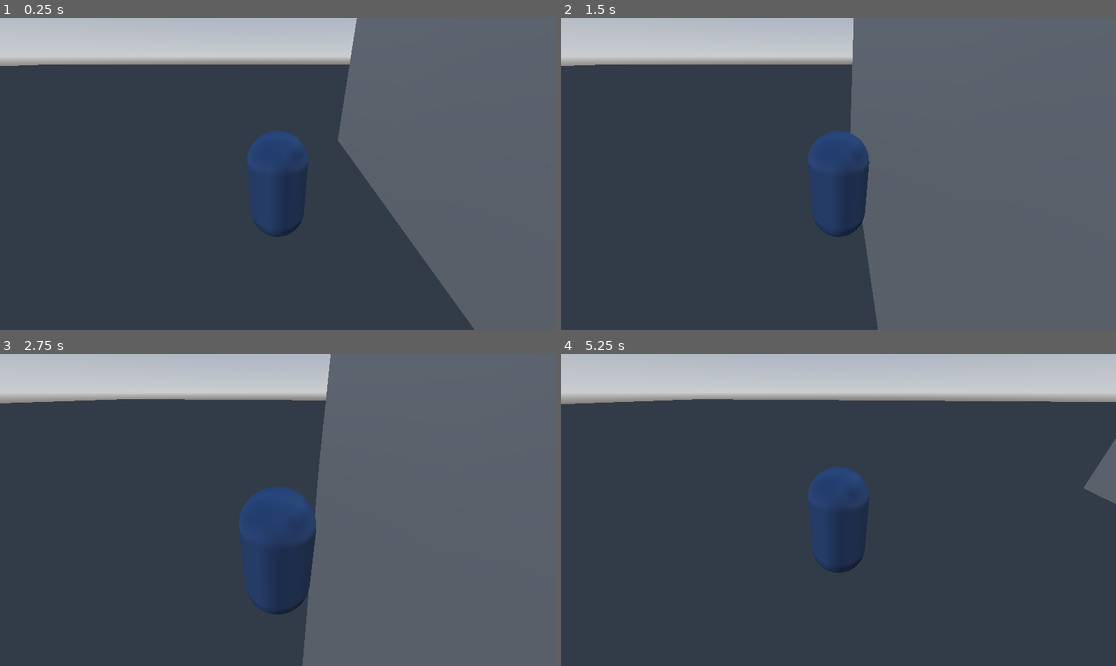
Above: before the commit, frames 1-4 (two rows, left to right).
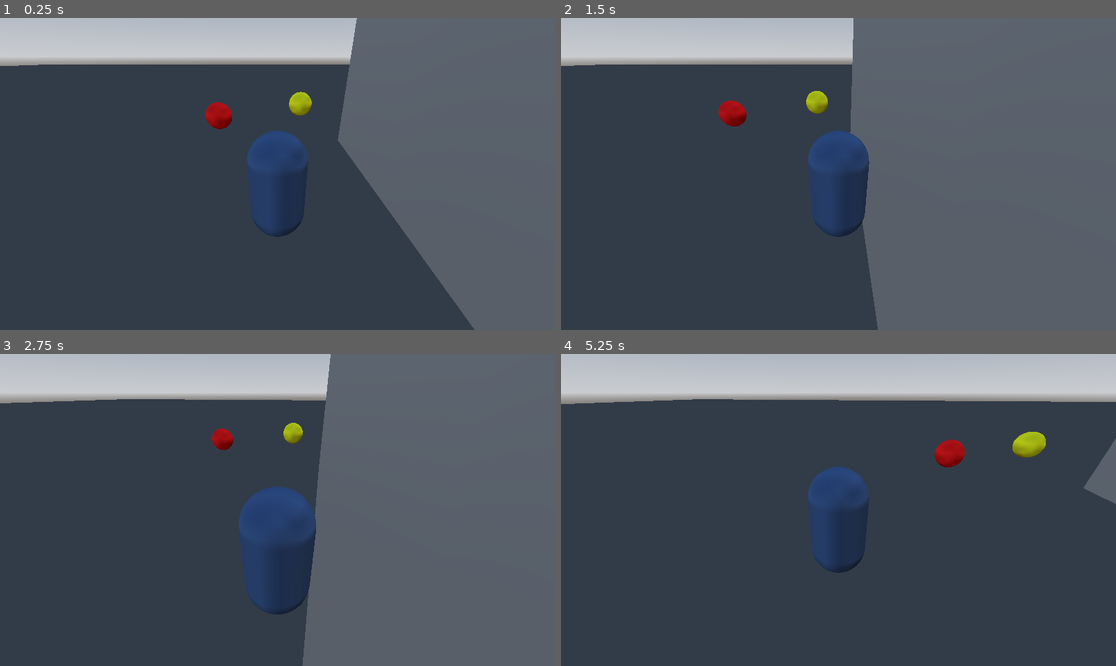
Above: after the commit, the same moments.

Repository: tmrupp/GGJ2026
Game: Godot game, scene res://scenes/tom.tscn
The game is run twice, just before and just after one commit, with the same random seed, the same clock (stepped at 60 frames per second) and the same inputs.
Inputs:
- Up to frame 1 (0.25 s): no input
- Up to frame 2 (1.5 s): tap Enter at 0.5 s; hold D (Right) 0.53-1.28 s; tap Q (Clockwise) at 0.6 s; hold S (Back) from 1.28 s (still down); tap E (CounterClockwise) at 1.35 s
- Up to frame 3 (2.75 s): release S (Back) at 2.03 s; hold D (Right) from 2.03 s (still down); tap Q (Clockwise) at 2.1 s
- Up to frame 4 (5.25 s): release D (Right) at 2.78 s; hold W (Forward) 2.78-3.53 s; tap E (CounterClockwise) at 2.85, 4.35 s; hold A (Left) 3.53-5.03 s; tap Q (Clockwise) at 3.6, 5.1 s; hold S (Back) from 5.03 s (still down)

The runs differ from the first frame. In frame 1, 0.6% of the frame differs, in the area x 37-57%, y 23-36%; in frame 2, 0.6%; in frame 3, 0.4%; in frame 4, 0.8%, in the area x 67-88%, y 24-37%.

Commit message:
not sharing anymore

Diff:
--- /dev/null
+++ b/resources/mask.tscn
@@ -0,0 +1,17 @@
+[gd_scene load_steps=4 format=3 uid="uid://dth3mqegiaqm6"]
+
+[ext_resource type="Script" uid="uid://bavs21bp8whhm" path="res://scripts/mask.gd" id="1_qwngh"]
+
+[sub_resource type="SphereShape3D" id="SphereShape3D_eah0l"]
+
+[sub_resource type="SphereMesh" id="SphereMesh_jvnnc"]
+resource_local_to_scene = true
+
+[node name="Mask" type="Area3D"]
+script = ExtResource("1_qwngh")
+
+[node name="CollisionShape3D" type="CollisionShape3D" parent="."]
+shape = SubResource("SphereShape3D_eah0l")
+
+[node name="MeshInstance3D" type="MeshInstance3D" parent="."]
+mesh = SubResource("SphereMesh_jvnnc")
--- a/scenes/tom.tscn
+++ b/scenes/tom.tscn
@@ -1,7 +1,7 @@
-[gd_scene load_steps=16 format=3 uid="uid://h67a6yw06srf"]
+[gd_scene load_steps=13 format=3 uid="uid://h67a6yw06srf"]
 
+[ext_resource type="PackedScene" uid="uid://dth3mqegiaqm6" path="res://resources/mask.tscn" id="1_8alpp"]
 [ext_resource type="Script" uid="uid://coxeexgx1hiyc" path="res://scripts/character_controller.gd" id="1_eah0l"]
-[ext_resource type="Script" uid="uid://bavs21bp8whhm" path="res://scripts/mask.gd" id="2_8alpp"]
 
 [sub_resource type="ProceduralSkyMaterial" id="ProceduralSkyMaterial_pk6t3"]
 sky_horizon_color = Color(0.66224277, 0.6717428, 0.6867428, 1)
@@ -32,14 +32,6 @@
 material = SubResource("StandardMaterial3D_8alpp")
 
 [sub_resource type="CapsuleShape3D" id="CapsuleShape3D_jvnnc"]
-
-[sub_resource type="SphereShape3D" id="SphereShape3D_eah0l"]
-
-[sub_resource type="StandardMaterial3D" id="StandardMaterial3D_7m3ry"]
-albedo_color = Color(1, 0, 0, 1)
-
-[sub_resource type="SphereMesh" id="SphereMesh_jvnnc"]
-material = SubResource("StandardMaterial3D_7m3ry")
 
 [node name="Main" type="Node3D"]
 
@@ -81,12 +73,9 @@
 transform = Transform3D(1, 0, 0, 0, 0.8660255, 0.50000006, 0, -0.50000006, 0.8660255, 0, 0, 0)
 size = 4.0
 
-[node name="Mask" type="Area3D" parent="."]
-transform = Transform3D(1, 0, 0, 0, 1, 0, 0, 0, 1, 0, 1, 6)
-script = ExtResource("2_8alpp")
+[node name="Mask2" parent="." instance=ExtResource("1_8alpp")]
+transform = Transform3D(1, 0, 0, 0, 1, 0, 0, 0, 1, 1.016242, 1.1685581, -6.4055753)
+color = Color(0.98333335, 1, 0, 1)
 
-[node name="CollisionShape3D" type="CollisionShape3D" parent="Mask"]
-shape = SubResource("SphereShape3D_eah0l")
-
-[node name="MeshInstance3D" type="MeshInstance3D" parent="Mask"]
-mesh = SubResource("SphereMesh_jvnnc")
+[node name="Mask" parent="." instance=ExtResource("1_8alpp")]
+transform = Transform3D(1, 0, 0, 0, 1, 0, 0, 0, 1, -2.2732544, 1, -4.99358)
--- a/scripts/mask.gd
+++ b/scripts/mask.gd
@@ -9,4 +9,6 @@
 
 func _ready() -> void:
 	connect("body_entered", _on_entered)
+	print("color:", color)
+	mesh.mesh.material = StandardMaterial3D.new()
 	mesh.mesh.material.albedo_color = color
